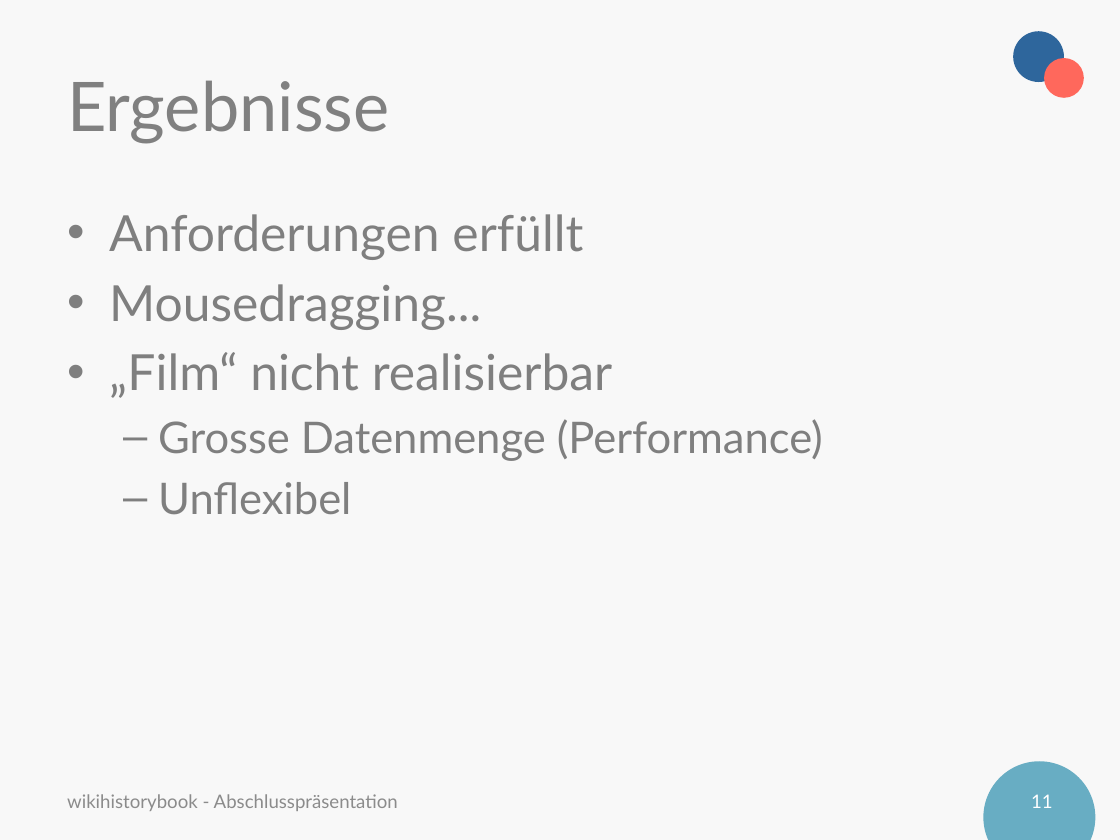
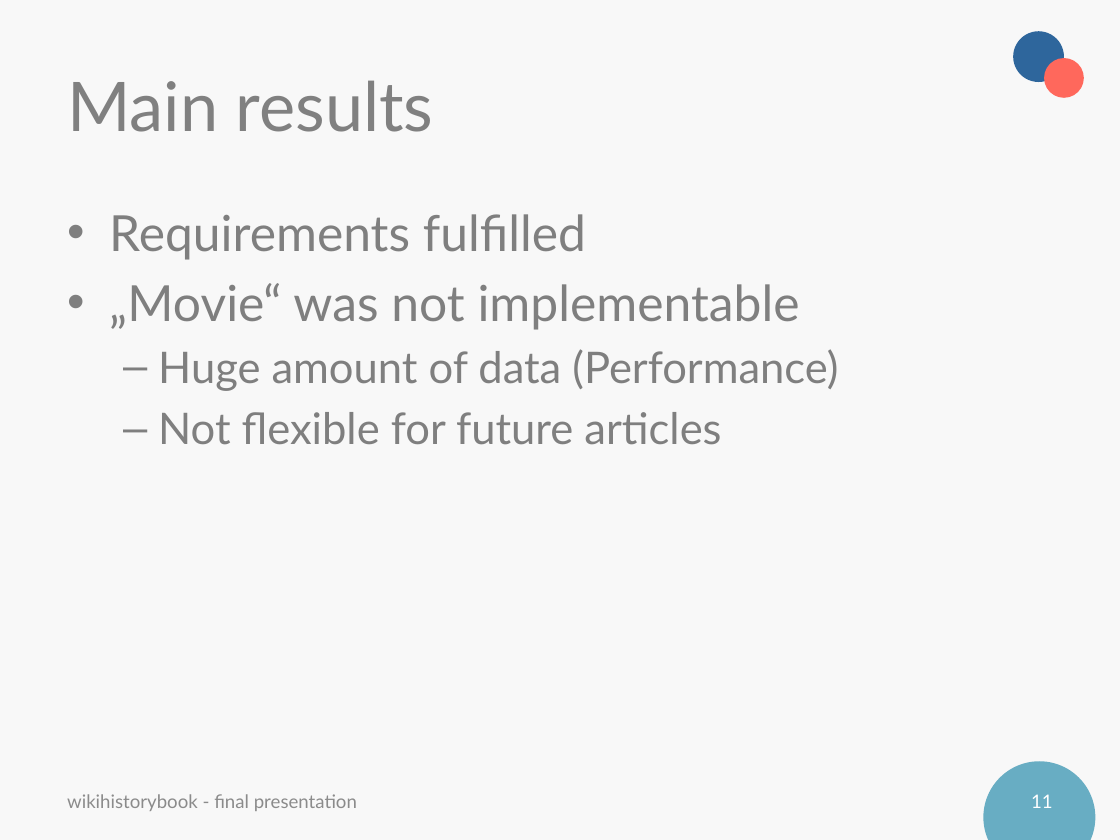
Before and after one commit to fluehmann/wikihistorybook, a slide deck: slide 11 of administration/Sprint presentations/Präsentation_Abschluss_wiki.pptx. Drawn at 1120x840 pixels with LibreOffice and Linux fonts; fonts in the diff are those of the drawing; background and template pictures are left out. Boxes give left, top, right and bottom in pixels: in the first picture for what was removed or moved away, otherwise in the second. Text is boxed around its words. In the diff, an @@ line names an element or a change of style, - is before the commit and + after.

```diff
--- a/administration/Sprint presentations/Präsentation_Abschluss_wiki.pptx
+++ b/administration/Sprint presentations/Präsentation_Abschluss_wiki.pptx
@@ title at (67,80,434,132): text changed @@
-Ergebnisse
+Main results
@@ text at (109,214,838,445): text changed; size 32 to 28 pt @@
-• Anforderungen erfüllt
-• Mousedragging...
-• „Film“ nicht realisierbar
-  – Grosse Datenmenge (Performance)
-  – Unflexibel
+• Requirements fulfilled
+• „Movie“ was not implementable
+  – Huge amount of data (Performance)
+  – Not flexible for future articles
@@ text at (67,794,357,811): text changed @@
-wikihistorybook - Abschlusspräsentation
+wikihistorybook - final presentation
```
Also in this commit, not shown: 14 other slides changed.
